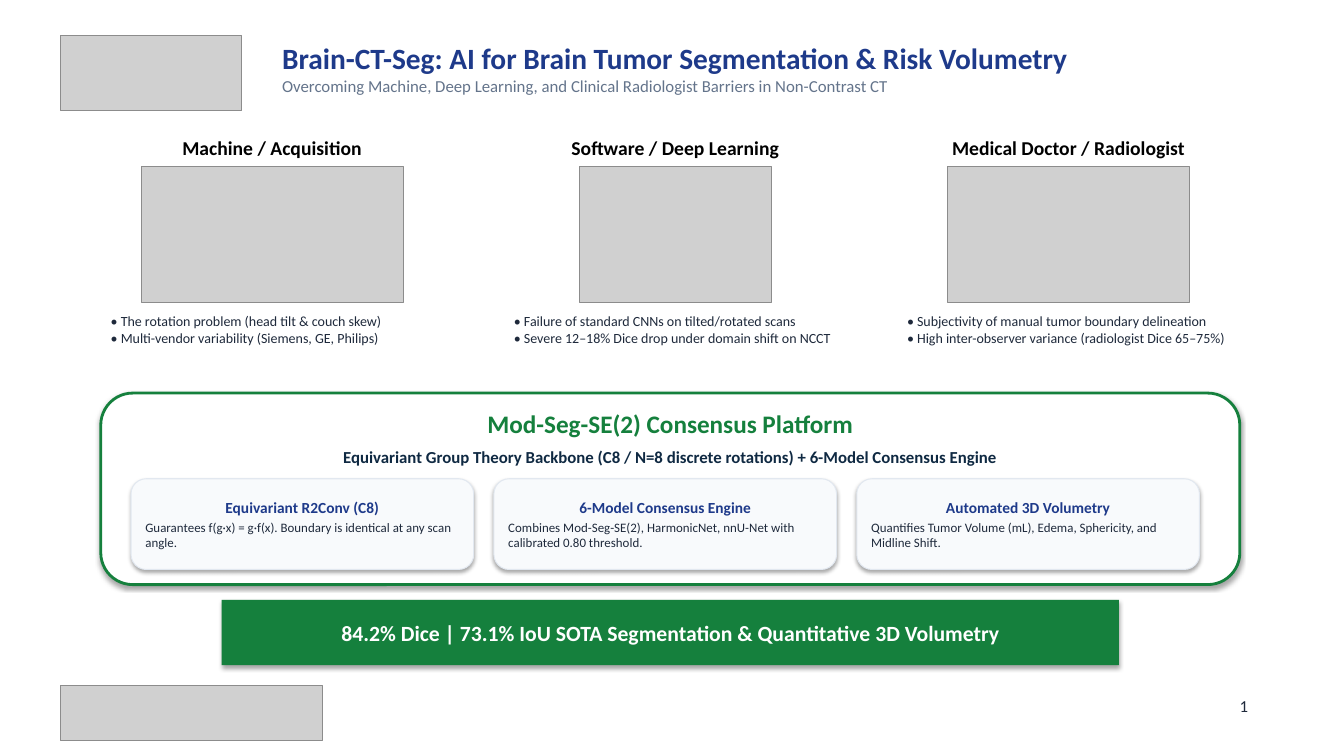
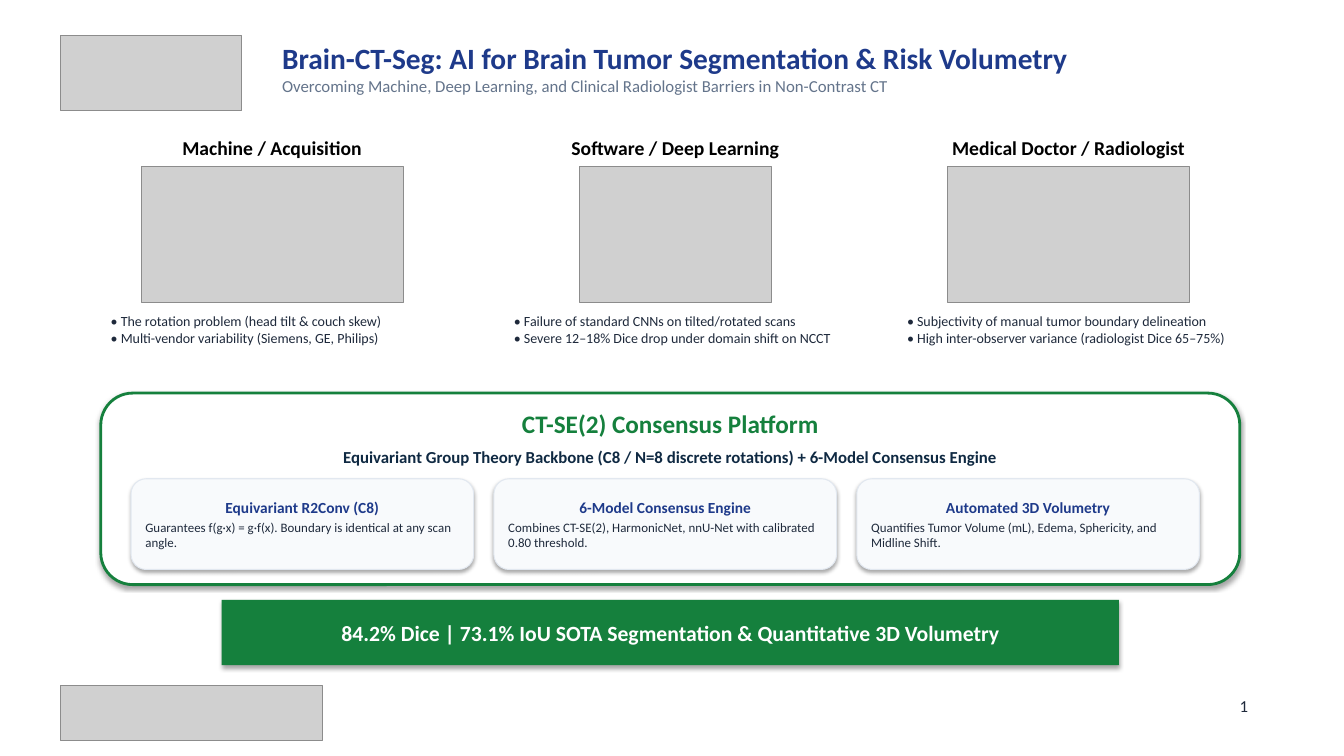
Before and after one commit to MuhammadAliffandy/brain-ctc-seg, a slide deck: slide 1 of Brain_CT_Seg_Client_Presentation.pptx. Drawn at 1344x756 pixels with LibreOffice and Linux fonts; fonts in the diff are those of the drawing; grey boxes stand for pictures. Boxes give left, top, right and bottom in pixels: in the first picture for what was removed or moved away, otherwise in the second. Text is boxed around its words. In the diff, an @@ line names an element or a change of style, - is before the commit and + after.

```diff
--- a/Brain_CT_Seg_Client_Presentation.pptx
+++ b/Brain_CT_Seg_Client_Presentation.pptx
@@ text at box(522, 414, 818, 437): text changed @@
-Mod-Seg-SE(2) Consensus Platform
+CT-SE(2) Consensus Platform
@@ text in rounded rectangle at box(508, 523, 815, 547): text changed @@
-Combines Mod-Seg-SE(2), HarmonicNet, nnU-Net with calibrated 0.80 threshold.
+Combines CT-SE(2), HarmonicNet, nnU-Net with calibrated 0.80 threshold.
```
Also in this commit, not shown: 3 other slides changed, 11 other files.
